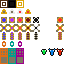
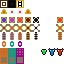
Revision of a layered 64×64 image; what changed, layer by layer:
painted on "Background" over left=18, top=1, right=22, bottom=7
